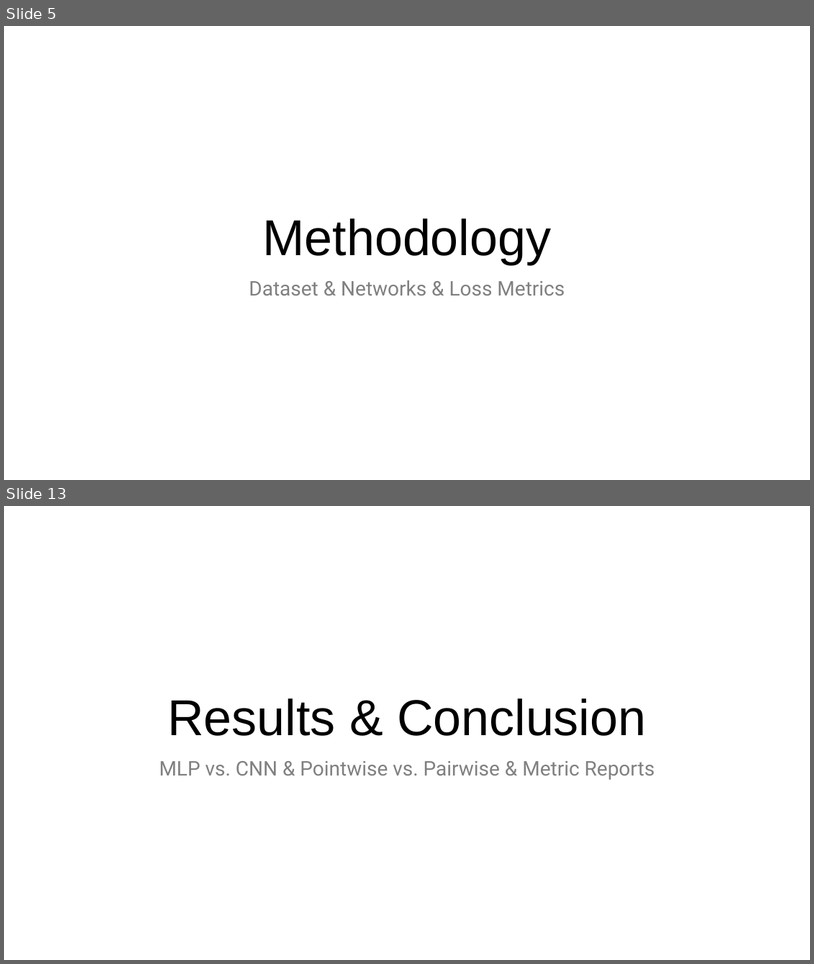
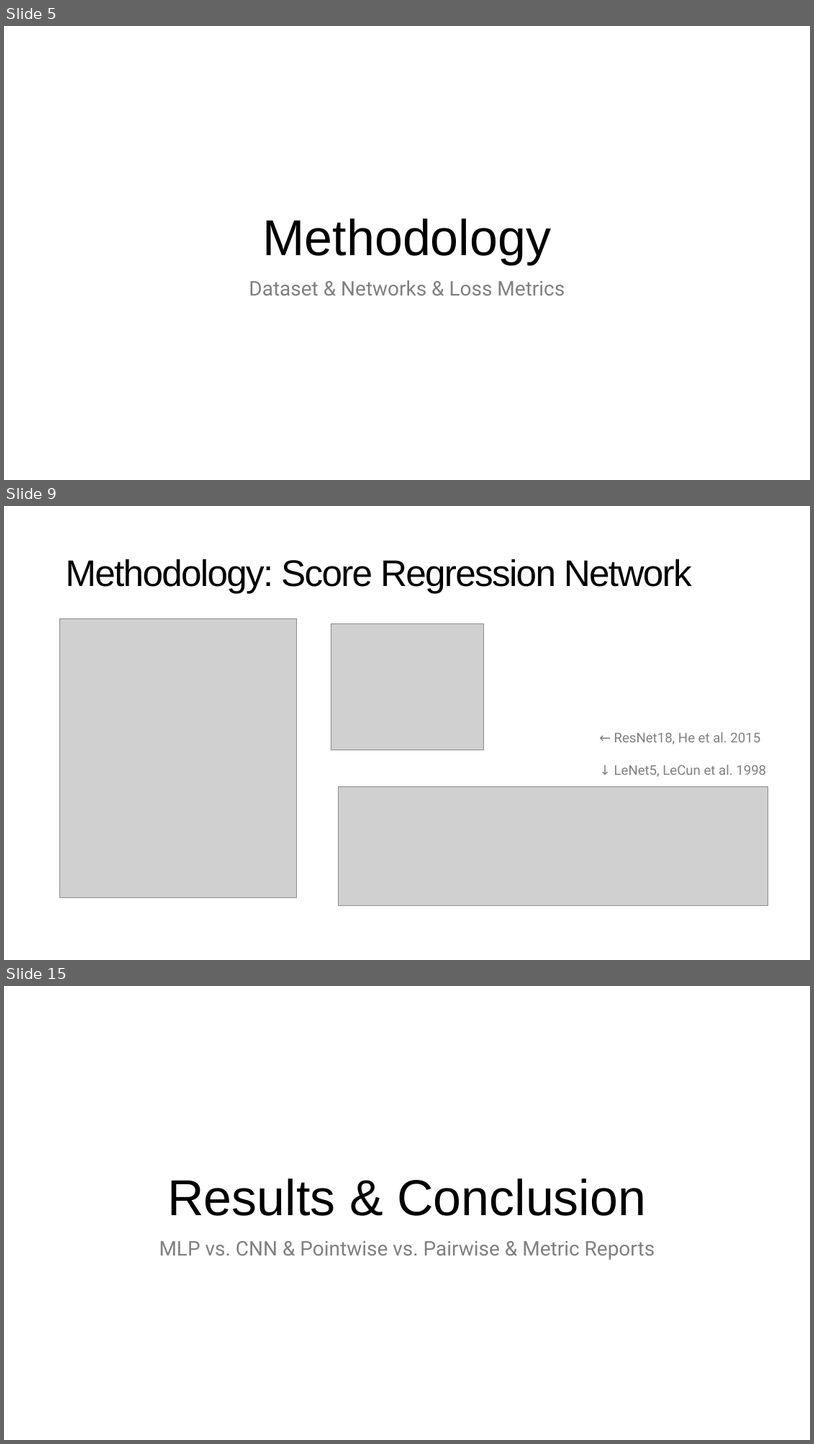
Before and after one commit to NaiL23/ShanghaiTech-CS177H-MSA-Scoring, a slide deck: report/presentation.pptx. Shown one above the other, each under a label of ours: slides 5 and 13 before the commit, slides 5, 9 and 15 after it; the slides between them are not shown. The pictures are 814x964 and 814x1444 pixels, drawn with LibreOffice and Linux fonts; fonts in the diff are those of the drawing; grey boxes stand for pictures. Boxes give left, top, right and bottom in pixels: in the first picture for what was removed or moved away, otherwise in the second. Text is boxed around its words. In the diff, an @@ line names an element or a change of style, - is before the commit and + after.

```diff
--- a/report/presentation.pptx
+++ b/report/presentation.pptx
@@ slide 9 added at (4,506,810,960), background #FFFFFF @@
@@ title added at (65,559,692,593), 44 pt, text #000000 @@
+Methodology: Score Regression Network
@@ picture added at (59,618,298,898) @@
@@ picture added at (331,623,483,750) @@
@@ text added at (615,732,766,777), 16 pt, text #808080 @@
+← ResNet18, He et al. 2015
+↓ LeNet5, LeCun et al. 1998
@@ picture added at (339,787,769,906) @@
@@ what was slide 13 is now slide 15 @@
```
Also in this commit, not shown: 9 slides changed, 5 other slides added, 1 slide removed, 4 other files.
